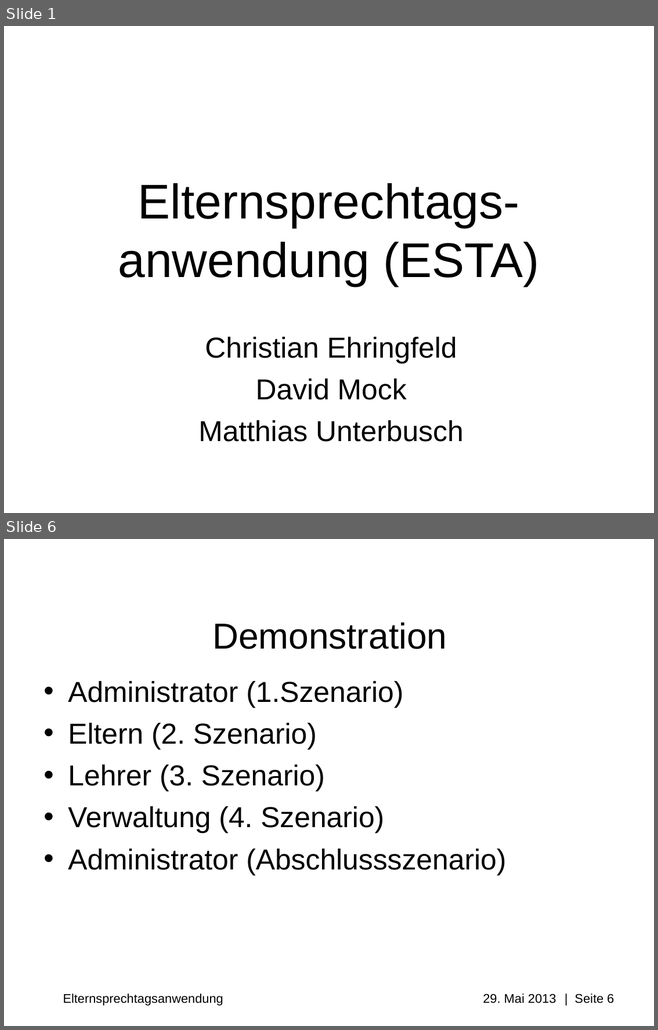
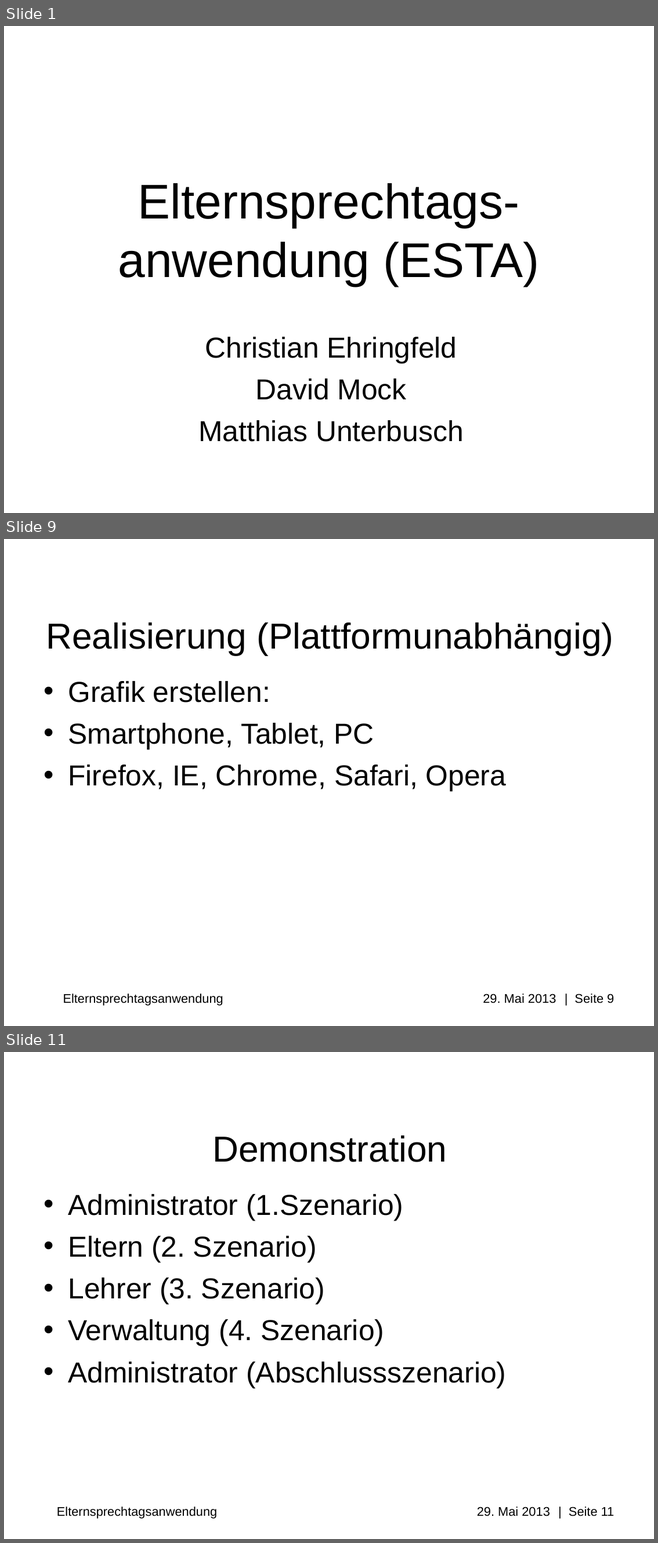
Before and after one commit to Professi/esta, a slide deck: docs/Praesentation/Elternsprechtagsapplikation(ESTA).ppt. Shown one above the other, each under a label of ours: slides 1 and 6 before the commit, slides 1, 9 and 11 after it; the slides between them are not shown. The pictures are 658x1030 and 658x1543 pixels, drawn with LibreOffice and Linux fonts; fonts in the diff are those of the drawing; background and template pictures are left out. Boxes give left, top, right and bottom in pixels: in the first picture for what was removed or moved away, otherwise in the second. Text is boxed around its words. In the diff, an @@ line names an element or a change of style, - is before the commit and + after.

```diff
--- a/docs/Praesentation/Elternsprechtagsapplikation(ESTA).ppt
+++ b/docs/Praesentation/Elternsprechtagsapplikation(ESTA).ppt
@@ slide 9 added at [4, 539, 654, 1026], background #FFFFFF; not listed: 1 template element that a slide beside it also shows @@
@@ title added at [46, 623, 613, 655], 40 pt, text #000000 @@
+Realisierung (Plattformunabhängig)
@@ text added at [68, 681, 506, 792], 32 pt, text #000000 @@
+• Grafik erstellen:
+• Smartphone, Tablet, PC
+• Firefox, IE, Chrome, Safari, Opera
@@ what was slide 6 is now slide 11 @@
@@ text at [57, 1507, 614, 1519]: text changed @@
-Elternsprechtagsanwendung 29. Mai 2013 | Seite 6
+Elternsprechtagsanwendung 29. Mai 2013 | Seite 11
```
Also in this commit, not shown: 2 slides changed, 6 other slides added, 2 slides removed, 3 other files.
